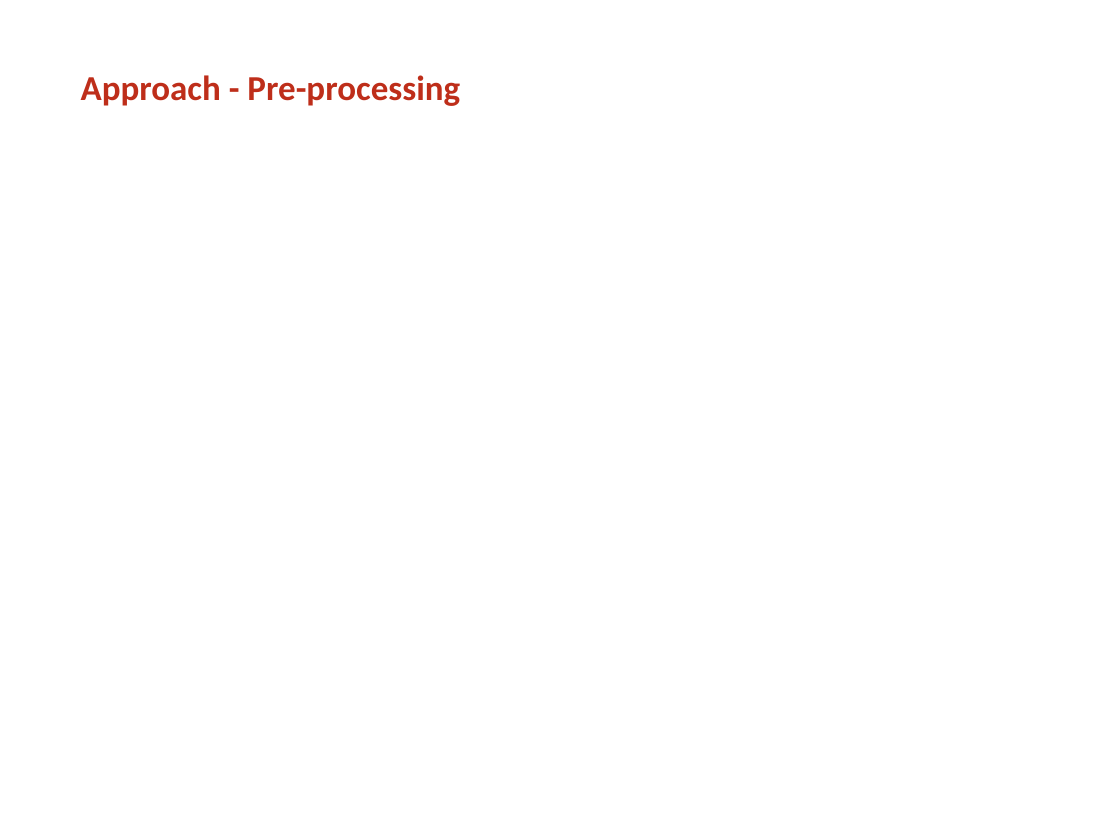
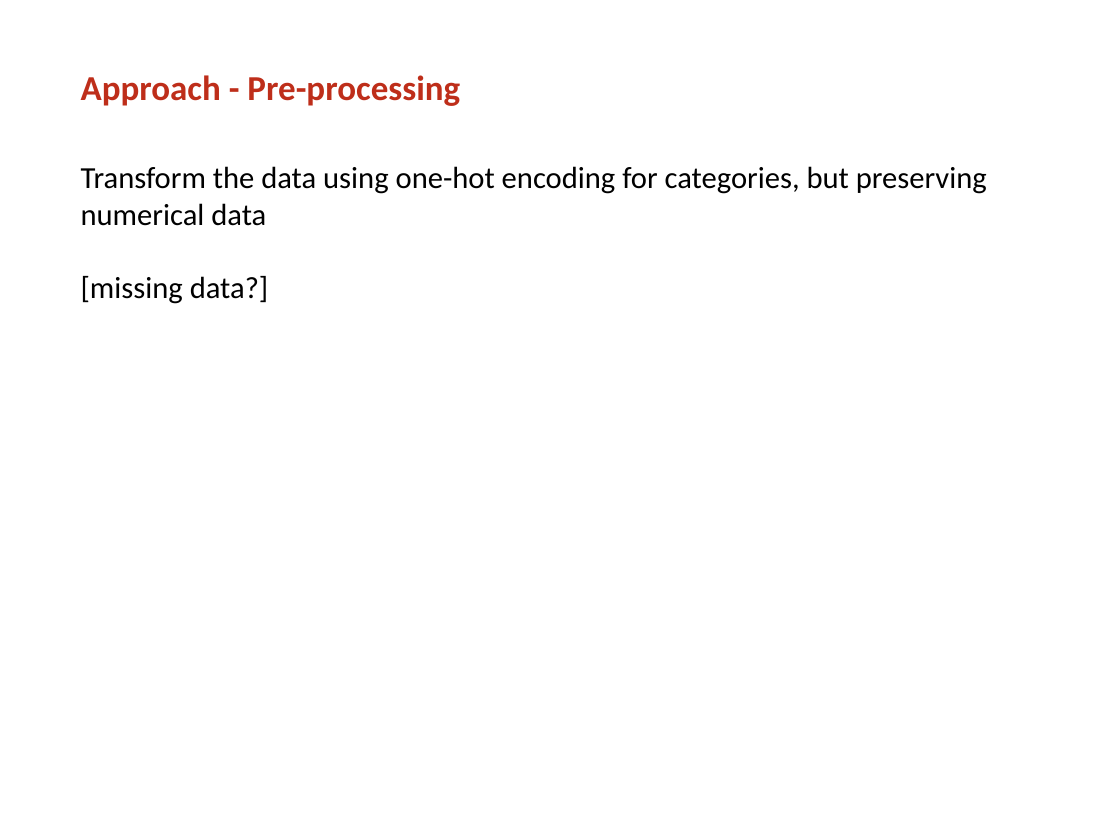
Before and after one commit to mrngm/Classified, a slide deck: slide 4 of presentatie/Classified_MLiP_final_presentation_2.pptx (slide 3 before the commit). Drawn at 1120x840 pixels with LibreOffice and Linux fonts; fonts in the diff are those of the drawing; background and template pictures are left out. Boxes give left, top, right and bottom in pixels: in the first picture for what was removed or moved away, otherwise in the second. Text is boxed around its words. In the diff, an @@ line names an element or a change of style, - is before the commit and + after.

```diff
--- a/presentatie/Classified_MLiP_final_presentation_2.pptx
+++ b/presentatie/Classified_MLiP_final_presentation_2.pptx
@@ text added at [81,166,987,304], 28 pt, text #000000 @@
+Transform the data using one-hot encoding for categories, but preserving numerical data
+[missing data?]
```
Also in this commit, not shown: 4 slides added, 2 slides removed.
